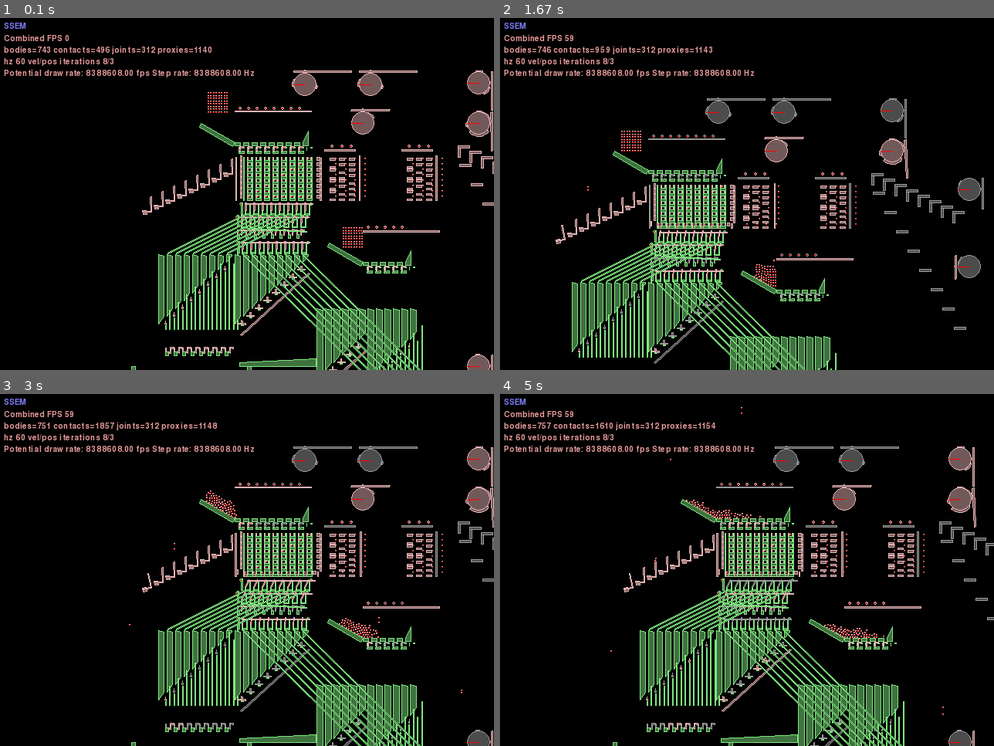
Above: before the commit, frames 1-4 (two rows, left to right).
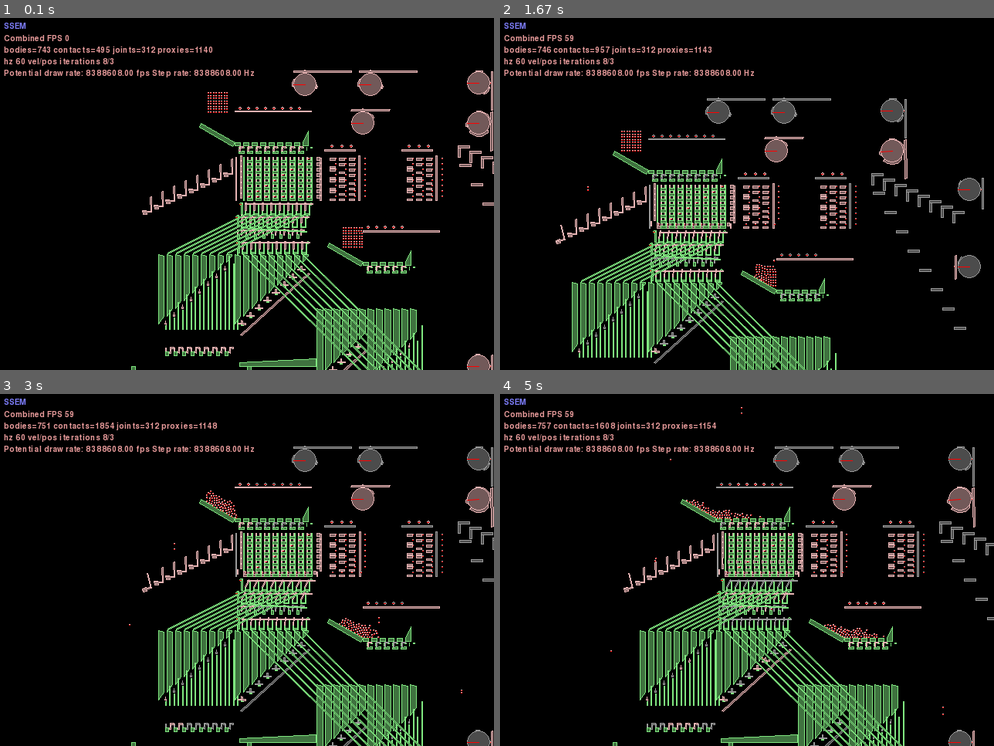
Above: after the commit, the same moments.

Repository: jmacarthur/box2d-ssem
Game: pygame game, started from main.py
Same seed, same stepped clock (60 frames per second), same inputs: the game is played once before the commit and once after it.
Inputs (mouse positions are in pixels of both pictures, inside the frame that each line leads up to):
- Up to frame 1 (0.1 s): no input
- Up to frame 2 (1.67 s): hold Right 0.33-0.8 s; move the mouse to (727, 201) at 0.37 s; hold Up 0.83-1.13 s; move the mouse to (747, 208) at 0.87 s; tap Space at 0.9, 1.23, 1.53 s; hold Right 1.17-1.63 s; move the mouse to (628, 186) at 1.2 s
- Up to frame 3 (3 s): hold Left 1.67-2.2 s; move the mouse to (296, 643) at 1.7 s; tap Space at 1.73, 2.03, 2.3, 2.63, 2.93 s; hold Down 2.23-2.53 s; move the mouse to (93, 647) at 2.27 s; hold Left 2.57-2.97 s; move the mouse to (429, 689) at 2.6 s
- Up to frame 4 (5 s): hold Up 3-3.37 s; move the mouse to (806, 594) at 3.03 s; tap Space at 3.07, 3.47, 3.77, 4.13, 4.53, 4.83 s; hold Right 3.4-4.03 s; move the mouse to (756, 436) at 3.43 s; hold Down 4.07-4.43 s; move the mouse to (628, 489) at 4.1 s; hold Left 4.47-4.93 s; move the mouse to (722, 658) at 4.5 s; hold Right from 4.97 s (still down)

The runs differ from the first frame. In frame 1, 0.2% of the frame differs, in the area x 21-100%, y 7-52%; in frame 2, 0.3%; in frame 3, 0.6%; in frame 4, 0.8%, in the area x 21-97%, y 7-56%.

Commit message:
Stop cam lever and cam bumps interacting

Diff:
--- a/main.py
+++ b/main.py
@@ -585,20 +585,20 @@
         cam_body = self.add_multifixture([disc_fixture] + bump_fixtures, xpos, ypos)
         cam_driver = self.revolving_joint(attachment_body, cam_body, (xpos,ypos), motor=0.25, force=50)
         cam_driver.motorSpeed = 0
-
+        follower_filter = filters[1]
         if horizontal:
             axle_y = ypos+radius
             if reverse_direction:
                 axle_x = xpos-radius-axis_offset-5
             else:
                 axle_x = xpos+radius+axis_offset+2.5
-            follower_body = self.add_dynamic_polygon(makeBox(axle_x, axle_y-follower_len, 5, follower_len), 0, 0)
+            follower_body = self.add_dynamic_polygon(makeBox(axle_x, axle_y-follower_len, 5, follower_len), 0, 0, filter=follower_filter)
             follower_wheel = self.add_dynamic_circle(axle_x+2.5, axle_y-radius, 5)
             self.revolving_joint(follower_wheel, follower_body, (axle_x+2.5,axle_y-radius), friction=False)
         else:
             axle_y = ypos+radius+axis_offset+2.5
             axle_x = xpos-radius
-            follower_body = self.add_dynamic_polygon(makeBox(axle_x, axle_y, follower_len, 5), 0, 0)
+            follower_body = self.add_dynamic_polygon(makeBox(axle_x, axle_y, follower_len, 5), 0, 0, filter=follower_filter)
             follower_wheel = self.add_dynamic_circle(axle_x+radius, axle_y+2.5, 5)
             self.revolving_joint(follower_wheel, follower_body, (axle_x+radius,axle_y+2.5), friction=False)
         print("Creating cam: xpos= {}, ypos= {}, axle_x = {} ,axle_y= {}, follower_len={}".format(xpos, ypos, axle_x, axle_y, follower_len))
